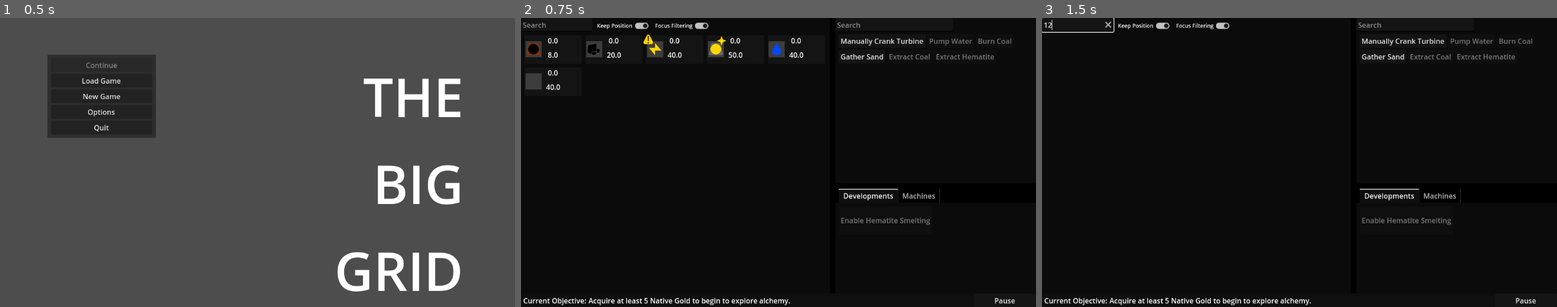
Above: before the commit, frames 1-3 (left to right).
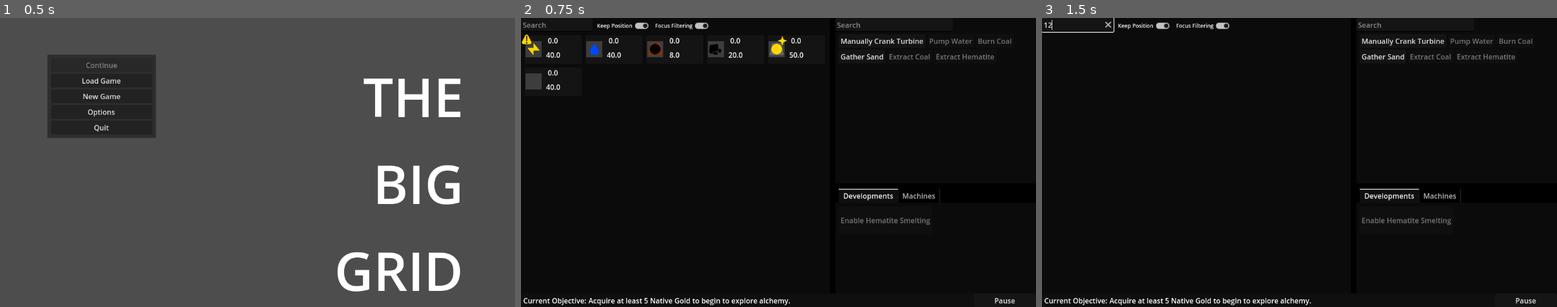
Above: after the commit, the same moments.

Repository: Carth501/The-Big-Grid
Game: Godot game, scene res://scenes/MainMenu.tscn
The game is run twice, just before and just after one commit, with the same random seed, the same clock (stepped at 60 frames per second) and the same inputs. Sound files missing from this copy of the repository are replaced by a short silence.
Inputs (mouse positions are in pixels of both pictures, inside the frame that each line leads up to):
- Up to frame 1 (0.5 s): no input
- Up to frame 2 (0.75 s): click "New Game" at 0.5 s
- Up to frame 3 (1.5 s): click (1078, 23) at 1.27 s; type "12" at 1.35 s

Frame 1 is identical in both runs. In frame 2, 0.7% of the frame differs, in the area x 0-53%, y 5-14%; in frame 3, nothing differs.

Commit message:
implement preferred supply index

Diff:
--- a/data/supply_definitions.json
+++ b/data/supply_definitions.json
@@ -10,6 +10,7 @@
 			}
 		},
 		"degrade": 0.98,
+		"default_index": 0,
 		"icon_path": "res://textures/Supply_Icons/Electricity.svg"
 	},
 	"water": {
@@ -22,6 +23,7 @@
 				]
 			}
 		},
+		"default_index": 1,
 		"icon_path": "res://textures/Supply_Icons/Water.svg"
 	},
 	"coal": {
@@ -34,6 +36,7 @@
 				]
 			}
 		},
+		"default_index": 2,
 		"icon_path": "res://textures/Supply_Icons/Coal.svg"
 	},
 	"hematite": {
@@ -46,6 +49,7 @@
 				]
 			}
 		},
+		"default_index": 3,
 		"icon_path": "res://textures/Supply_Icons/Hematite.svg"
 	},
 	"magnitite": {
@@ -59,6 +63,7 @@
 				]
 			}
 		},
+		"default_index": 4,
 		"icon_path": "res://textures/Supply_Icons/Magnitite.svg"
 	},
 	"bornite": {
@@ -71,6 +76,7 @@
 				]
 			}
 		},
+		"default_index": 5,
 		"icon_path": "res://textures/Supply_Icons/Bornite.svg"
 	},
 	"bauxite": {
@@ -83,6 +89,7 @@
 				]
 			}
 		},
+		"default_index": 6,
 		"icon_path": "res://textures/Supply_Icons/Bauxite.svg"
 	},
 	"native_gold": {
@@ -95,6 +102,7 @@
 				]
 			}
 		},
+		"default_index": 7,
 		"icon_path": "res://textures/Supply_Icons/Native Gold.svg"
 	},
 	"iron_ingot": {
@@ -108,6 +116,7 @@
 				]
 			}
 		},
+		"default_index": 8,
 		"icon_path": "res://textures/Supply_Icons/Iron Ingot.svg"
 	},
 	"copper_ingot": {
@@ -120,6 +129,7 @@
 				]
 			}
 		},
+		"default_index": 9,
 		"icon_path": "res://textures/Supply_Icons/Copper Ingot.svg"
 	},
 	"aluminum_ingot": {
@@ -132,6 +142,7 @@
 				]
 			}
 		},
+		"default_index": 10,
 		"icon_path": "res://textures/Supply_Icons/Aluminum Ingot.svg"
 	},
 	"gold_ingot": {
@@ -144,6 +155,7 @@
 				]
 			}
 		},
+		"default_index": 11,
 		"icon_path": "res://textures/Supply_Icons/Gold Ingot.svg"
 	},
 	"steel": {
@@ -155,7 +167,8 @@
 					-4
 				]
 			}
-		}
+		},
+		"default_index": 12
 	},
 	"sand": {
 		"default_max": 40,
@@ -171,7 +184,8 @@
 					-2
 				]
 			}
-		}
+		},
+		"default_index": 13
 	},
 	"salt": {
 		"default_max": 40,
@@ -187,7 +201,8 @@
 					-10
 				]
 			}
-		}
+		},
+		"default_index": 14
 	},
 	"purified_water": {
 		"default_max": 20,
@@ -198,7 +213,8 @@
 					-10
 				]
 			}
-		}
+		},
+		"default_index": 15
 	},
 	"holy_water": {
 		"default_max": 10,
@@ -214,7 +230,8 @@
 					-1
 				]
 			}
-		}
+		},
+		"default_index": 16
 	},
 	"sanctified_gold": {
 		"default_max": 4,
@@ -225,7 +242,8 @@
 					-8
 				]
 			}
-		}
+		},
+		"default_index": 17
 	},
 	"starsand": {
 		"default_max": 8,
@@ -236,7 +254,8 @@
 					-8
 				]
 			}
-		}
+		},
+		"default_index": 18
 	},
 	"starglass": {
 		"default_max": 8,
@@ -247,7 +266,8 @@
 					-3
 				]
 			}
-		}
+		},
+		"default_index": 19
 	},
 	"hellsteel": {
 		"default_max": 10,
@@ -258,7 +278,8 @@
 					-8
 				]
 			}
-		}
+		},
+		"default_index": 20
 	},
 	"profane_ingot": {
 		"default_max": 10,
@@ -269,7 +290,8 @@
 					-8
 				]
 			}
-		}
+		},
+		"default_index": 21
 	},
 	"divine_dust": {
 		"default_max": 10,
@@ -290,7 +312,8 @@
 					-1
 				]
 			}
-		}
+		},
+		"default_index": 22
 	},
 	"pure_dust": {
 		"default_max": 10,
@@ -311,7 +334,8 @@
 					-2
 				]
 			}
-		}
+		},
+		"default_index": 23
 	},
 	"heavy_dust": {
 		"default_max": 10,
@@ -332,7 +356,8 @@
 					-2
 				]
 			}
-		}
+		},
+		"default_index": 24
 	},
 	"corrupted_dust": {
 		"default_max": 2,
@@ -343,7 +368,8 @@
 					-2
 				]
 			}
-		}
+		},
+		"default_index": 25
 	},
 	"ascendant_dust": {
 		"default_max": 4,
@@ -359,7 +385,8 @@
 					-2
 				]
 			}
-		}
+		},
+		"default_index": 26
 	},
 	"arcane_dust": {
 		"default_max": 4,
@@ -375,7 +402,8 @@
 					-4
 				]
 			}
-		}
+		},
+		"default_index": 27
 	},
 	"gilded_dust": {
 		"default_max": 2,
@@ -391,6 +419,7 @@
 					-2
 				]
 			}
-		}
+		},
+		"default_index": 28
 	}
 }
--- a/scenes/display/SupplyDisplay.tscn
+++ b/scenes/display/SupplyDisplay.tscn
@@ -10,7 +10,6 @@
 [ext_resource type="Script" path="res://scripts/display/SupplyWarning.gd" id="8_0ypd4"]
 
 [node name="SupplyDisplay" type="Control" node_paths=PackedStringArray("supply_icon_display", "value_label", "max_label", "delta_label", "supply_button", "supply_change_feedback", "supply_curtain", "objective_star", "supply_warning")]
-visible = false
 custom_minimum_size = Vector2(128, 64)
 layout_mode = 3
 anchors_preset = 0
@@ -62,15 +61,14 @@
 
 [node name="Delta" type="RichTextLabel" parent="Button"]
 layout_mode = 1
-anchors_preset = 2
-anchor_top = 1.0
-anchor_bottom = 1.0
-offset_left = 88.0
-offset_top = -64.0
-offset_right = 128.0
-offset_bottom = -32.0
-grow_vertical = 0
+anchors_preset = 1
+anchor_left = 1.0
+anchor_right = 1.0
+offset_left = -40.0
+offset_bottom = 32.0
+grow_horizontal = 0
 mouse_filter = 2
+theme_override_font_sizes/normal_font_size = 14
 bbcode_enabled = true
 fit_content = true
 
--- a/scripts/display/SupplyCollectionDisplay.gd
+++ b/scripts/display/SupplyCollectionDisplay.gd
@@ -10,6 +10,10 @@
 	add_child(new_supply_display)
 	new_supply_display.setup(id, supply_collection, options_overseer)
 	supply_display_catalogue[id] = new_supply_display
+	var supply_data = SupplyDefsSingle.data[id]
+	if(supply_data.has("default_index")):
+		if(supply_data.default_index < get_child_count()):
+			move_child(new_supply_display, supply_data.default_index)
 
 func filter(new_filter : Dictionary):
 	if(new_filter.has("bad_filter") && new_filter.bad_filter):
--- a/scripts/display/SupplyDisplay.gd
+++ b/scripts/display/SupplyDisplay.gd
@@ -38,7 +38,6 @@
 		var warning_text = str("This resource degrades ", warning_num, "%.")
 		supply_warning.add_text(warning_text)
 	visible = revealed
-
 
 func set_icon_display():
 	if(supply.supply_icon_path != null && supply.supply_icon_path != ""):
Not shown, changed: export_presets.cfg
